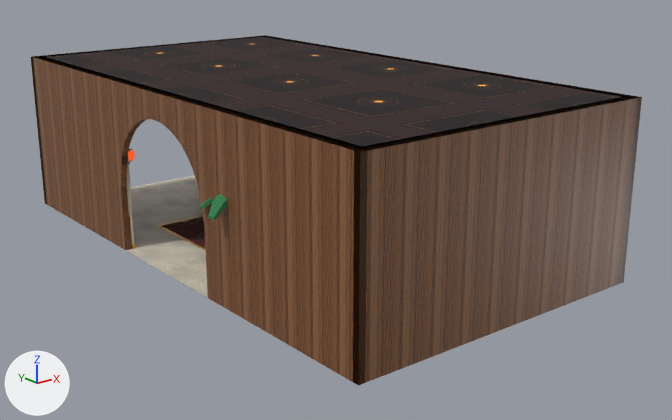
The glTF model tools/paquet_essai/casino_minuit/decor/zone-R-CLUB.glb, before and after one commit.
One viewpoint serves both versions: a 50 mm camera at (-2.19, -44.43, 10.04) aimed at (15.64, -22.14, 1.12). The lights are fixed; the arrows at lower left show +X, +Y and +Z. The first picture is the older version. Where no turn or scale is listed for an object, it has been applied to the vertices.

The older version as bpy lines, for what is in view:
```python
ob_static = bpy.data.objects.new('static', me_mesh_0)
ob_static.location = (0.0, 0.0, 0.0)
ob_static_001 = bpy.data.objects.new('static.001', me_mesh_1)
ob_static_001.location = (0.0, 0.0, 0.0)
ob_static_002 = bpy.data.objects.new('static.002', me_mesh_2)
ob_static_002.location = (0.0, 0.0, 0.0)
ob_static_003 = bpy.data.objects.new('static.003', me_mesh_3)
ob_static_003.location = (0.0, 0.0, 0.0)
ob_static_004 = bpy.data.objects.new('static.004', me_mesh_4)
ob_static_004.location = (0.0, 0.0, 0.0)
```
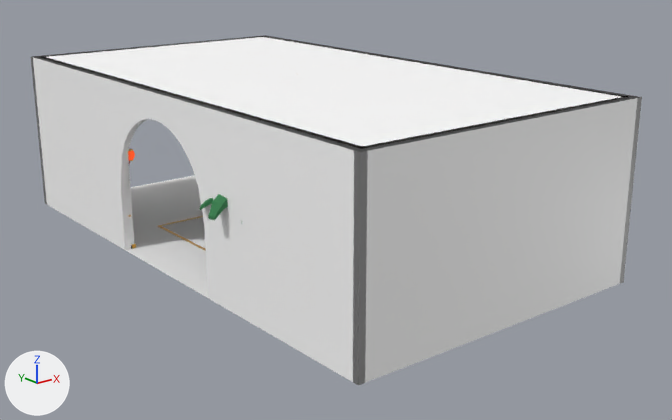
Changed parts and their boxes (x1, y1, x2, y2) in the pictures (672 x 420 px):
```json
{"object": "static.004", "change": "surface changed", "before": [31, 35, 642, 385], "after": [31, 35, 642, 385], "on screen": "brown to grey"}
{"object": "static.003", "change": "surface changed", "before": [36, 36, 639, 150], "after": [36, 36, 639, 150], "on screen": "black to white"}
{"object": "static", "change": "surface changed", "before": [126, 158, 208, 298], "after": [126, 158, 208, 298], "on screen": "lighter"}
{"object": "static.001", "change": "surface changed", "before": [162, 217, 205, 248], "after": [162, 217, 205, 248], "on screen": "black to grey"}
```

Scene script edits in JSON lines:
```json
{"op": "add", "block": "img_matiere_png", "code": ["img_matiere_png = load_image('matiere.png', 'tex/matiere.png', 1, 1, 'sRGB')"]}
{"op": "set", "path": "mat_da_marbrecreme.texture", "old": "img_3674ae9da73096e6_png", "new": "img_matiere_png"}
{"op": "set", "path": "mat_da_moquetted.texture", "old": "img_87d598e70fb27d20_png", "new": "img_matiere_png"}
{"op": "set", "path": "mat_da_plafondbas.texture", "old": "img_9be791e16c2f94d6_png", "new": "img_matiere_png"}
{"op": "set", "path": "mat_da_boisclair.texture", "old": "img_33e6a7eab6c439f0_png", "new": "img_matiere_png"}
```
